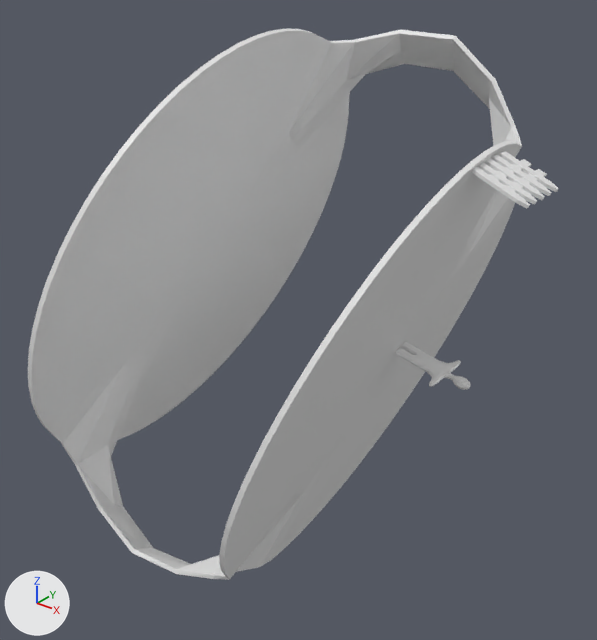
Before and after pictures for a commit that changed the Blender file scenes/twin-circles.blend.
Rendered twice from a 50 mm lens placed at (33.7, -54.4, 35.6), pointed at (-6.8, -3.7, 4.2). Every picture has the same lights, and +X, +Y and +Z are marked at lower left.

Before the edit, the objects in view are built like this:
```python
me_cube_001 = bpy.data.meshes.new('Cube.001')
me_cube_001.from_pydata(...)  # 76 vertices, 62 faces; spans x -1.71..1.71, y -1.0..1.08, z -4.47..8.82
me_player = bpy.data.meshes.new('Player')
me_player.from_pydata(...)  # 298 vertices, 296 faces; spans x -0.72..0.72, y -2.56..6.56, z -8.92..4.84
me_player.materials.append(mat_material)  # white #e7e7e7
me_stage = bpy.data.meshes.new('Stage')
me_stage.from_pydata(...)  # 532 vertices, 464 faces; spans x -26.9..8.1, y -24.0..21.8, z -20.5..27.7
ob_fence = bpy.data.objects.new('Fence', me_cube_001)
ob_fence.location = (9.1, 0.6, 19.3)
ob_fence.rotation_euler = (0.0, -1.168, 0.0)  # degrees (0, -67, 0)
ob_fence.scale = (-0.0765, -3.07, -0.372)
ob_player = bpy.data.objects.new('Player', me_player)
ob_player.location = (2.7, 0.2, 1.4)
ob_player.rotation_euler = (-6.059, -1.365, 6.034)  # degrees (-347, -78, 346)
ob_player.scale = (0.554, 0.554, 0.554)
ob_stage = bpy.data.objects.new('Stage', me_stage)
ob_stage.location = (0.0, 0.0, 0.0)
_m = ob_stage.modifiers.new('Solidify', 'SOLIDIFY')
_m.thickness = 0.43
```
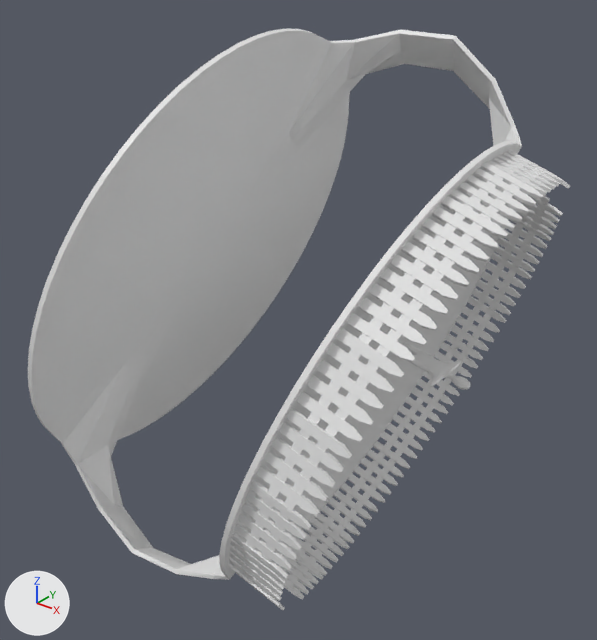
What differs and where, as boxes [x1, y1, x2, y2] in the pictures (597 x 640 px):
'Fence.002', added: after [228, 150, 570, 610]
'Fence', deleted: before [471, 151, 559, 208]

The change, as a diff of the scene's bpy script:
```diff
--- a/scenes/twin-circles.blend.py
+++ b/scenes/twin-circles.blend.py
@@ me_cube_003 @@
+me_cube_003.from_pydata(...)  # 1520 vertices, 1240 faces; spans x -278.0..278.0, y -7.0..7.0, z 2.0..16.0
@@ ob_fence @@
-ob_fence = bpy.data.objects.new('Fence', me_cube_001)
-ob_fence.location = (9.1, 0.6, 19.3)
-ob_fence.rotation_euler = (0.0, -1.168, 0.0)  # degrees (0, -67, 0)
-ob_fence.scale = (-0.0765, -3.07, -0.372)
@@ ob_fence_002 @@
+ob_fence_002 = bpy.data.objects.new('Fence.002', me_cube_003)
+ob_fence_002.location = (-1.0, -0.1, 0.2)
+ob_fence_002.rotation_euler = (-1.187, -0.319, 1.567)  # degrees (-68, -18, 90)
+ob_fence_002.scale = (-0.0765, -3.07, -0.372)
```
